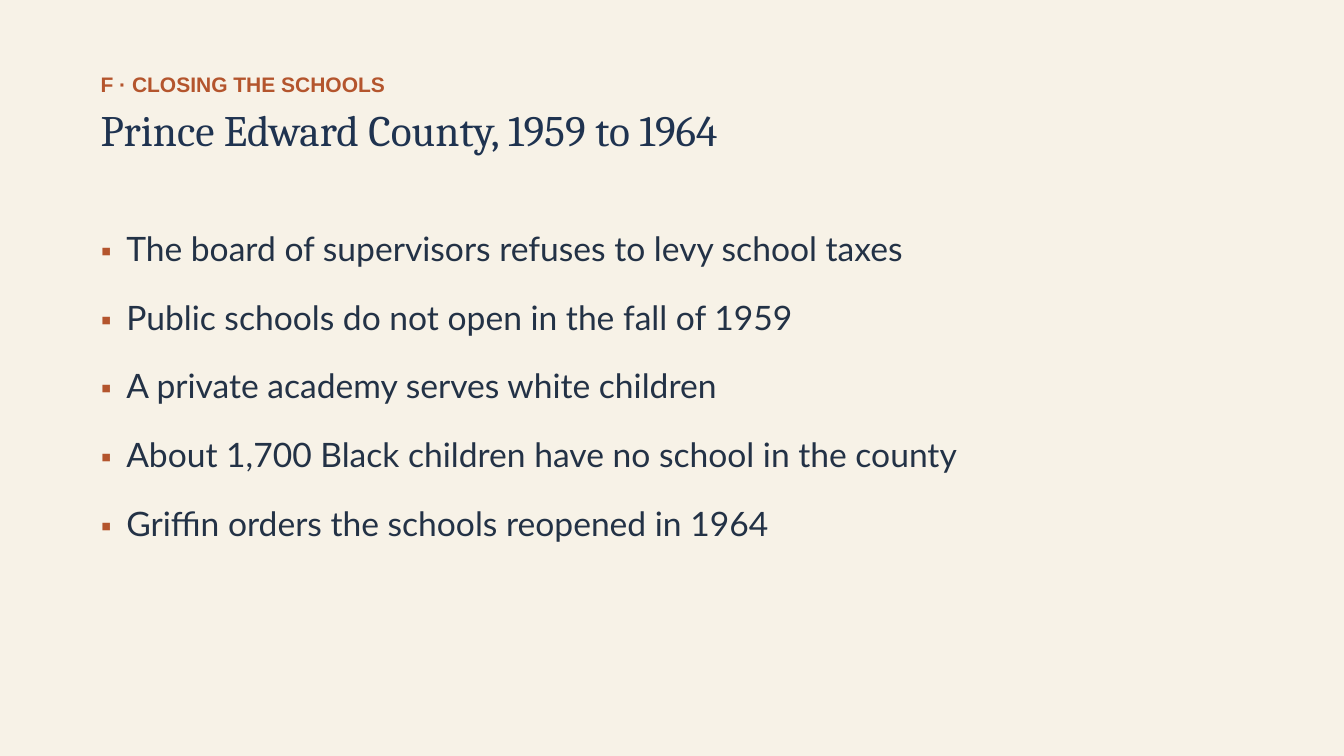
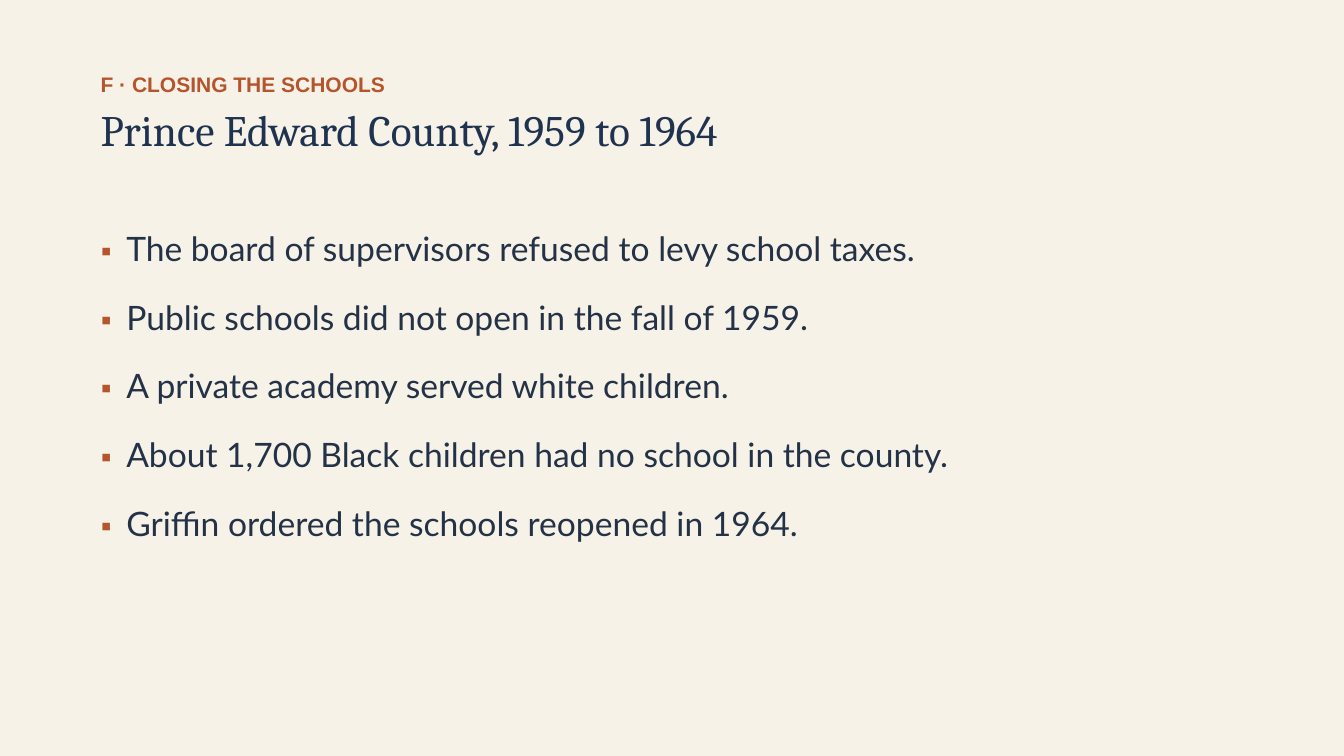
Before and after one commit to ab17gthb/humanities-curriculum-group, a slide deck: slide 18 of civil-rights/lesson-02/lesson-02-slides.pptx. Drawn at 1344x756 pixels with LibreOffice and Linux fonts; fonts in the diff are those of the drawing. Boxes give left, top, right and bottom in pixels: in the first picture for what was removed or moved away, otherwise in the second. Text is boxed around its words. In the diff, an @@ line names an element or a change of style, - is before the commit and + after.

```diff
--- a/civil-rights/lesson-02/lesson-02-slides.pptx
+++ b/civil-rights/lesson-02/lesson-02-slides.pptx
@@ text at (126,236,948,542): text changed @@
-▪ The board of supervisors refuses to levy school taxes
-▪ Public schools do not open in the fall of 1959
-▪ A private academy serves white children
-▪ About 1,700 Black children have no school in the county
-▪ Griffin orders the schools reopened in 1964
+▪ The board of supervisors refused to levy school taxes.
+▪ Public schools did not open in the fall of 1959.
+▪ A private academy served white children.
+▪ About 1,700 Black children had no school in the county.
+▪ Griffin ordered the schools reopened in 1964.
```
Also in this commit, not shown: 7 other slides changed, 6 other files.
